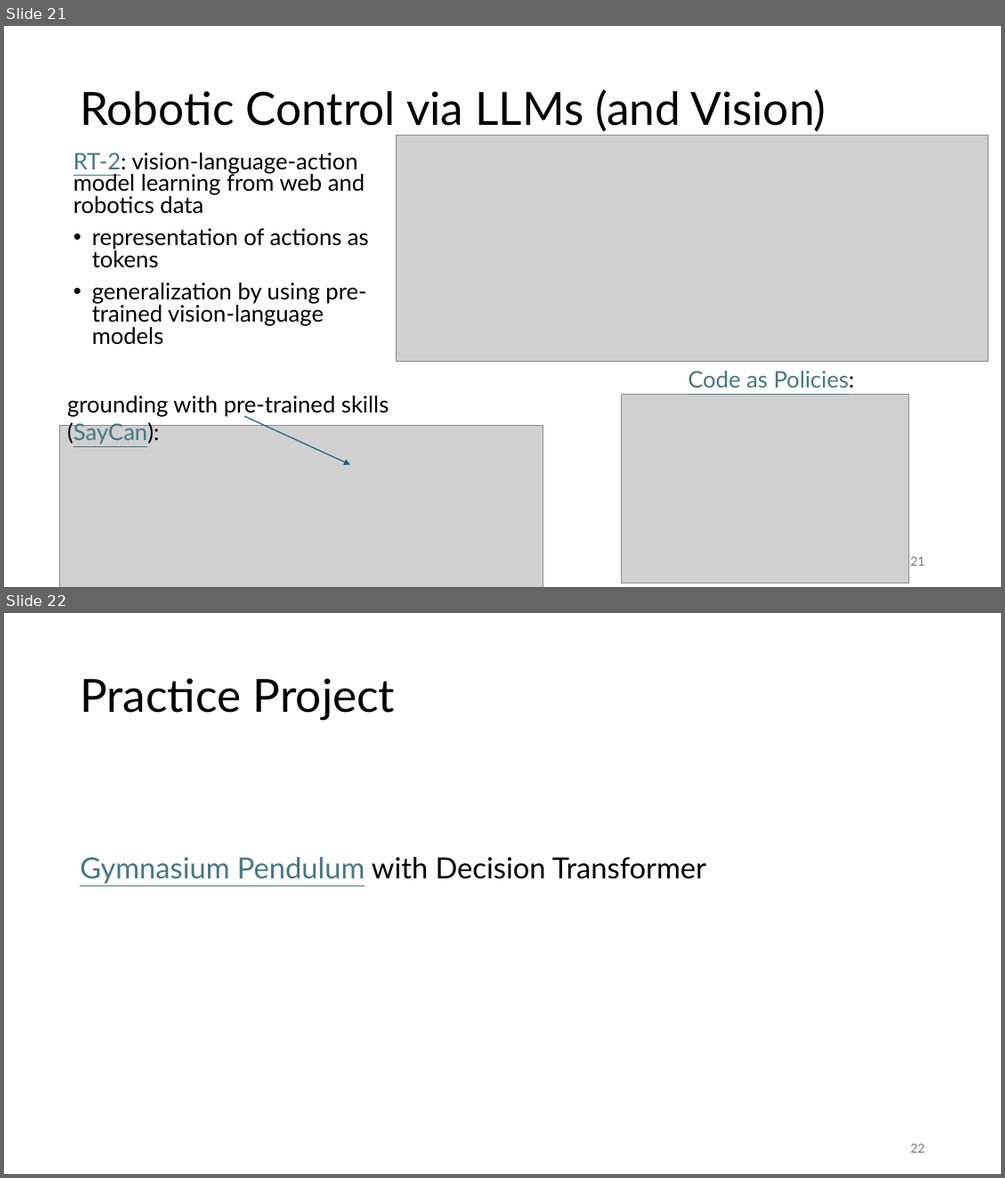
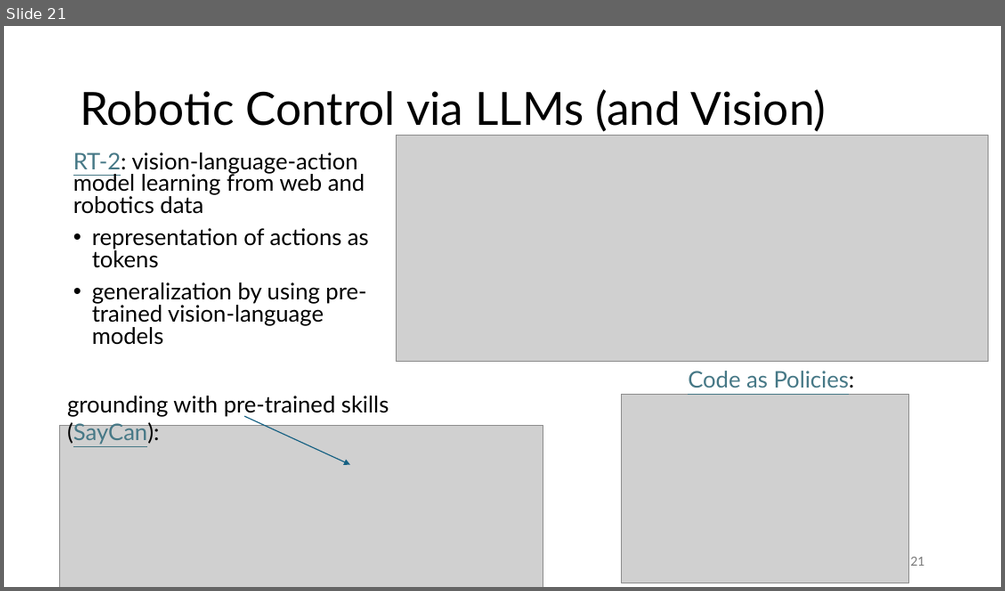
Before and after one commit to FelixWick/reinforcement_learning, a slide deck: slides/5_advanced.pptx. Shown one above the other, each under a label of ours: slides 21 and 22 before the commit, slide 21 after it. The pictures are 1005x1178 and 1005x591 pixels, drawn with LibreOffice and Linux fonts; fonts in the diff are those of the drawing; grey boxes stand for pictures. Boxes give left, top, right and bottom in pixels: in the first picture for what was removed or moved away, otherwise in the second. Text is boxed around its words. In the diff, an @@ line names an element or a change of style, - is before the commit and + after.

```diff
--- a/slides/5_advanced.pptx
+++ b/slides/5_advanced.pptx
@@ slide 22 removed at bbox=[4, 613, 1001, 1174], background #FFFFFF @@
@@ title removed at bbox=[80, 678, 395, 720] @@
-Practice Project
@@ text removed at bbox=[80, 857, 706, 884] @@
-Gymnasium Pendulum with Decision Transformer
@@ page number removed at bbox=[910, 1143, 924, 1152] @@
-22
```
Also in this commit, not shown: 12 slides changed, 1 other file.
